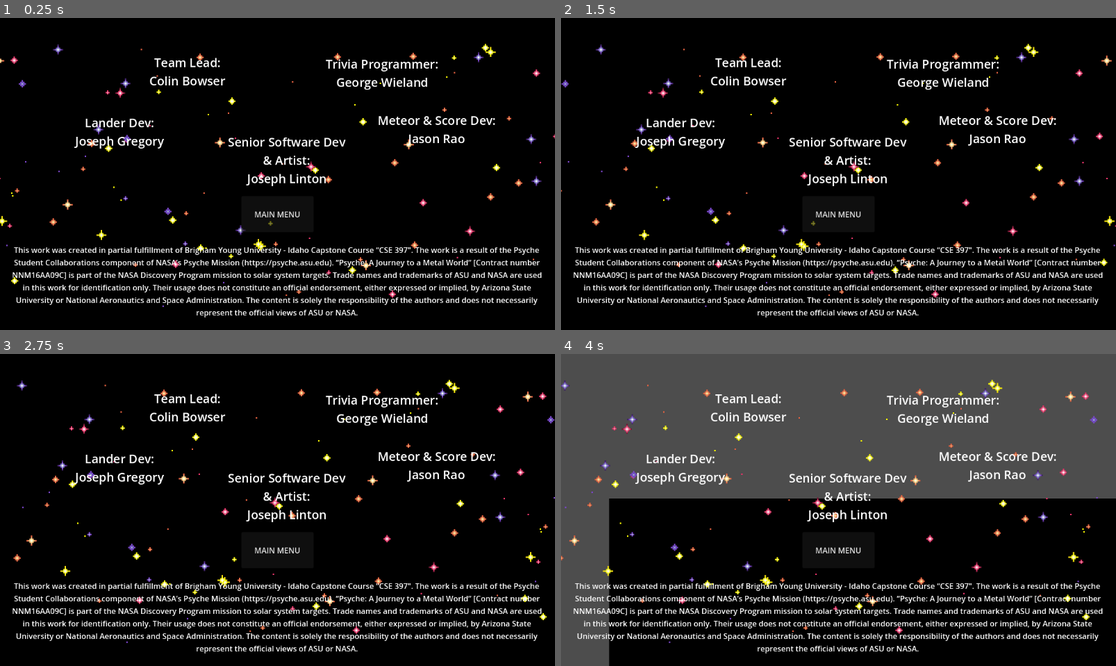
Above: before the commit, frames 1-4 (two rows, left to right).
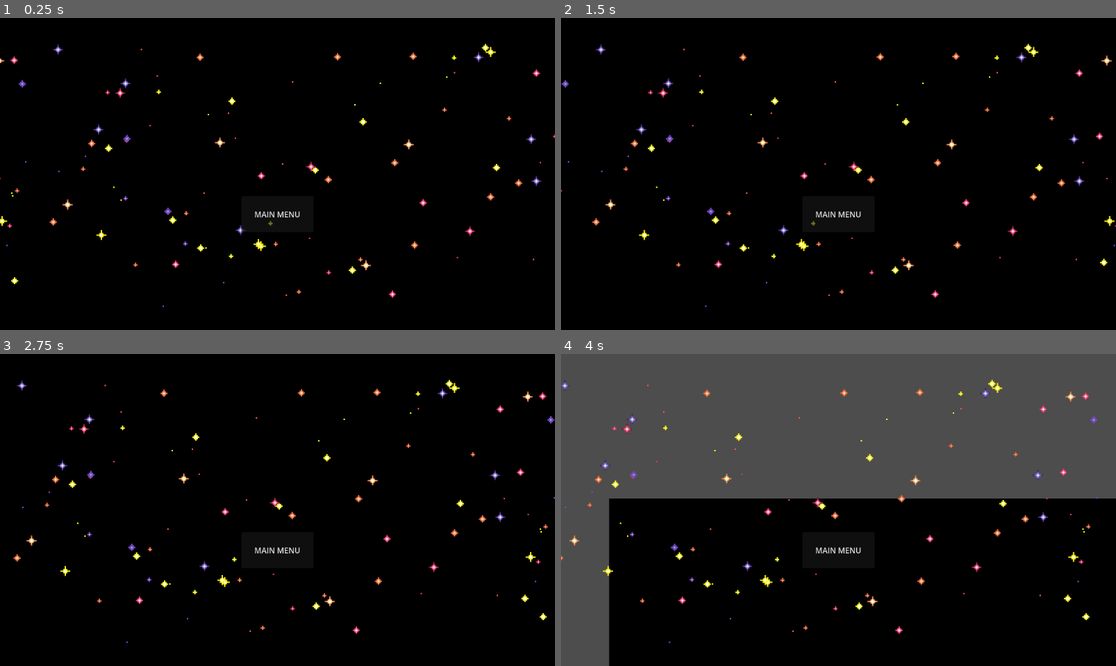
Above: after the commit, the same moments.

Repository: MissionToPsyche-Iridium/iridium_21k_web_game-byu-i
Game: Godot game, scene res://main.tscn
The game is run twice, just before and just after one commit, with the same random seed, the same clock (stepped at 60 frames per second) and the same inputs.
Inputs (mouse positions are in pixels of both pictures, inside the frame that each line leads up to):
- Up to frame 1 (0.25 s): no input
- Up to frame 2 (1.5 s): move the mouse to (960, 158) at 0.52 s; hold Right (ui_right) 0.53-1.28 s; hold W (W) 0.53-1.28 s; click (960, 158) at 0.67 s; move the mouse to (727, 189) at 1.27 s; hold Left (ui_left) from 1.28 s (still down); tap A (A) at 1.35 s
- Up to frame 3 (2.75 s): tap W (W) at 1.55, 2.3 s; move the mouse to (333, 441) at 2.02 s; release Left (ui_left) at 2.03 s; hold Right (ui_right) from 2.03 s (still down); hold D (D) from 2.03 s (still down)
- Up to frame 4 (4 s): move the mouse to (810, 572) at 2.77 s; release Right (ui_right) at 2.78 s; release D (D) at 2.78 s; hold Up (ui_up) 2.78-3.53 s; tap Space (Spacebar) at 2.85 s; click (810, 572) at 2.92 s; tap W (W) at 3.05 s; move the mouse to (1005, 556) at 3.52 s; hold Left (ui_left) from 3.53 s (still down); hold W (W) from 3.53 s (still down)

The runs differ from the first frame. In frame 1, 7.1% of the frame differs, in the area x 2-98%, y 12-96%; in frame 2, 7.1%; in frame 3, 7.1%; in frame 4, 7.0%.

Commit message:
Fixed Question Text

Diff:
--- a/SpaceShuttle/Trivia.json
+++ b/SpaceShuttle/Trivia.json
@@ -95,7 +95,7 @@
 	"TEA046": "Uranus",
 	"TEQ047": "What planet has the eighth shortest orbit around the Sun, taking about 165 Earth years?",
 	"TEA047": "Neptune",
-	"TEQ048": "What planet has an atmosphere consists of 78% nitrogen, 21% oxygen, and 1% other gases such as argon, and neon, and has a blue color because of the large amount of water on its surface?",
+	"TEQ048": "What planet has an atmosphere which consists of 78% nitrogen, 21% oxygen, and 1% other gases such as argon, and neon, and has a blue color because of the large amount of water on its surface?",
 	"TEA048": "Earth",
 	"TEQ049": "What planet has the eighth longest orbit around the Sun, taking about 88 Earth days?",
 	"TEA049": "Mercury",
@@ -119,7 +119,7 @@
 	"TEA058": "Mars",
 	"TEQ059": "What planet is sometimes known as “The King of the Moons in our Solar System”, having 146 moons confirmed by NASA, some of which even help to shape the beautiful rings around this planet?",
 	"TEA059": "Saturn",
-	"TEQ060": "What panet is the only planet confirmed to have life on it?",
+	"TEQ060": "What planet is the only planet confirmed to have life on it?",
 	"TEA060": "Earth",
 
 	"Difficulty2": "Medium Questions",
@@ -231,7 +231,7 @@
 	"TMA053": "Neptune",
 	"TMQ054": "What dwarf planet has a moon named Kerberos?",
 	"TMA054": "Pluto",
-	"TMQ055": "What planet's environment is not conducive to life as we know it, because the temperatures and solar radiation that characterize this planet are most likely too extreme for organisms to adapt to?",
+	"TMQ055": "What planet's environment is not conducive to life as we know it, because the temperatures and solar radiation that characterize this planet's surface are most likely too extreme for organisms to adapt to?",
 	"TMA055": "Mercury",
 	"TMQ056": "What planet is farthest planet from Earth discovered by the unaided human eye and has been known since ancient times?",
 	"TMA056": "Saturn",
@@ -323,7 +323,7 @@
 	"THA037": "Neptune",
 	"THQ038": "What dwarf planet has a gravitational pull of about 0.063 Gs?",
 	"THA038": "Pluto",
-	"THQ039": "What planet experiences a light on its surface that is about 900 less bright as we would see it on the Earth?",
+	"THQ039": "What planet experiences sunlight on its surface that is about 900 times less bright than we would see it on the Earth?",
 	"THA039": "Neptune",
 	"THQ040": "What dwarf planet is the only trans-Neptunian object with a known atmosphere?",
 	"THA040": "Pluto",
@@ -363,13 +363,13 @@
 	"THA057": "Earth",
 	"THQ058": "What planet is the oldest planet in our Solar System?",
 	"THA058": "Jupiter",
-	"THQ059": "What dwarf planet was first theorized to existby the astronomer Percival Lowell?",
+	"THQ059": "What dwarf planet was first theorized to exist, by the astronomer Percival Lowell?",
 	"THA059": "Pluto",
 	"THQ060": "What planet has a “Great Dark Spot” and was eventually discovered by Urbain Le Verrier, after being first observed by Galileo Galilei?",
 	"THA060": "Neptune",
 
 	"BonusDifficulty": "Bonus Questions",
-	"TBQ001": "What planet sometimes orbits the Sun in retrograde (backwards)? (multiple correct answers)",
+	"TBQ001": "What planet sometimes appears to orbit the Sun in retrograde (backwards)? (multiple correct answers)",
 	"TBA001": ["Mercury", "Venus"],
 	"TBQ002": "What planet is an ice giant? (multiple correct answers)",
 	"TBA002": ["Uranus", "Neptune"],
@@ -377,7 +377,7 @@
 	"TBA003": ["Venus", "Uranus"],
 	"TBQ004": "What planet has no moons? (multiple correct answers)",
 	"TBA004": ["Mercury", "Venus"],
-	"TBQ005": "What planet is an gas giant? (multiple correct answers)",
+	"TBQ005": "What planet is a gas giant? (multiple correct answers)",
 	"TBA005": ["Jupiter", "Saturn"],
 	"TBQ006": "What planet is considered an inner planet? (multiple correct answers)",
 	"TBA006": ["Mercury", "Venus", "Earth", "Mars"],
@@ -397,6 +397,6 @@
 	"TBA013": ["Mercury", "Venus", "Earth", "16 Psyche", "Mars", "Pluto"],
 	"TBQ014": "What celestial body in our solar system would it be impossible to walk on? (multiple correct answers)",
 	"TBA014": ["Jupiter", "Saturn", "Uranus", "Neptune"],
-	"TBQ015": "What celestial has an average temperature far to cold to sustain life as we know it? (multiple correct answers)",
+	"TBQ015": "What celestial body has an average temperature far to cold to sustain life as we know it? (multiple correct answers)",
 	"TBA015": ["16 Psyche", "Jupiter", "Saturn", "Uranus", "Neptune", "Pluto"],
 }
--- a/SpaceShuttle/start.tscn
+++ b/SpaceShuttle/start.tscn
@@ -151,6 +151,7 @@
 text = "MAIN MENU"
 
 [node name="disclaimer" type="Label" parent="."]
+visible = false
 offset_left = 20.0
 offset_top = 470.0
 offset_right = 1130.0
Not shown: 1 places in SpaceShuttle/start.tscn that only renumber resources
